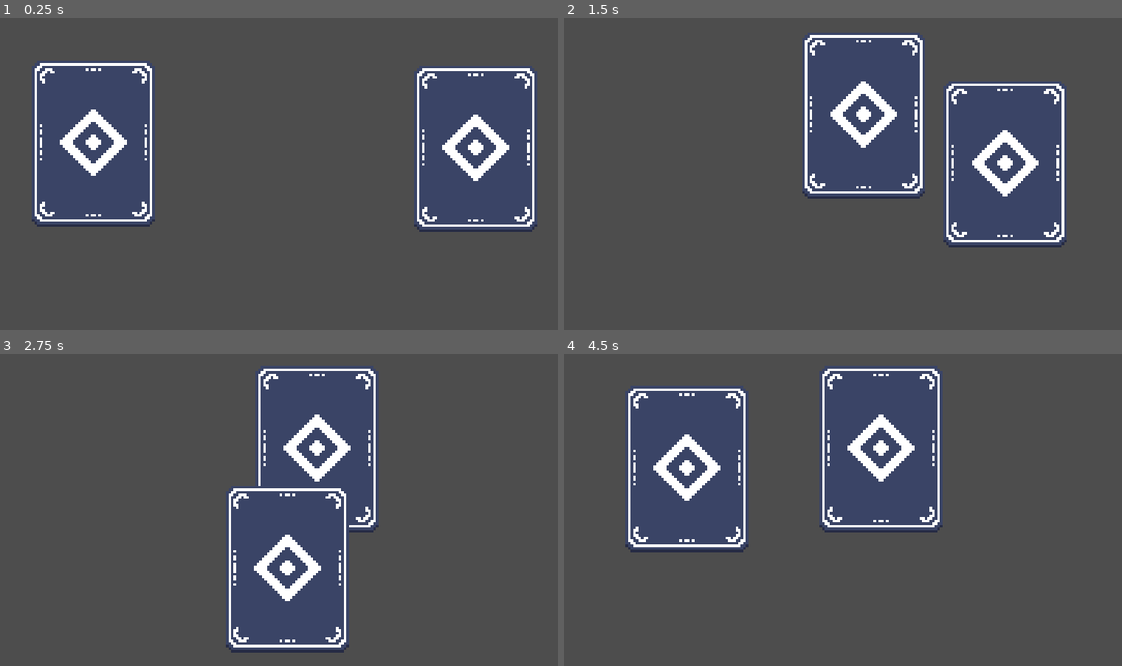
Above: before the commit, frames 1-4 (two rows, left to right).
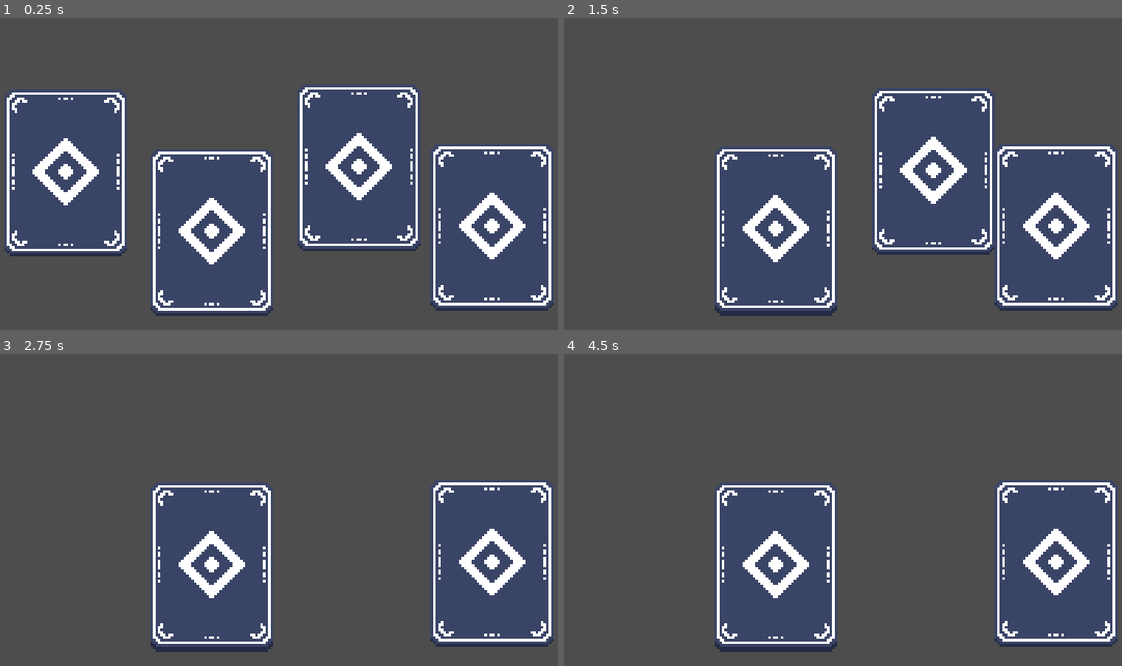
Above: after the commit, the same moments.

Repository: Hex-4/chop-chop-game-thing
Game: Godot game, scene res://dragging.tscn
Two runs of this game, one before a commit and one after it. Both use one fixed random seed, a clock stepped at 60 frames per second and the inputs below. Before the commit the project has no main scene; this scene is started directly in both runs.
Inputs (mouse positions are in pixels of both pictures, inside the frame that each line leads up to):
- Up to frame 1 (0.25 s): no input
- Up to frame 2 (1.5 s): tap Enter at 0.5 s; drag from (658, 142) to (904, 111) at 0.52 s; drag from (1038, 149) to (815, 248) at 1.27 s
- Up to frame 3 (2.75 s): move the mouse to (340, 447) at 2.02 s; click (340, 447) at 2.17 s
- Up to frame 4 (4.5 s): tap Space at 2.75 s; drag from (815, 584) to (670, 469) at 2.77 s; move the mouse to (1021, 569) at 3.52 s; click (1021, 569) at 3.67 s; tap Enter at 4.25 s; drag from (670, 469) to (753, 435) at 4.27 s

The runs differ from the first frame. In frame 1, 47% of the frame differs, in the area x 0-100%, y 13-96%; in frame 2, 36%; in frame 3, 37%; in frame 4, 44%.

Commit message:
CARD DRAGGING DONE 🎉 🎉 🎉

Diff:
--- a/card.gd
+++ b/card.gd
@@ -1,16 +1,26 @@
-extends StaticBody2D
+extends Area2D
 
 
 
 
 # modified code from gemmomoh on godot forums
-var canDrag = false
+var canDrag = false:
+	get:
+		return canDrag
+	set(value):
+		if canDrag == true and value == false:
+			released()
+		canDrag = value
 var cards_that_are_not_being_dragged = []
-
+var overlaps
+var prev_pos
+var prev_can_drag = false
 
 func _process(delta):
-	print(self)
+	#print("canDrag: " + str(canDrag))
+	#print("prev canDrag:" + str(prev_can_drag))
 	if canDrag:
+
 		$".".global_position = lerp($".".global_position, get_global_mouse_position(), 8 * delta)
 
 
@@ -22,13 +32,23 @@
 				if i.canDrag == false or i == self:
 					cards_that_are_not_being_dragged.append(i)
 			if len(cards_that_are_not_being_dragged) == len(get_tree().get_nodes_in_group("card")):
+				if canDrag == false:
+					prev_pos = position
+				print(prev_pos)
 				canDrag = true
-				z_index = 100
-
-
-
-
-
+				z_index = 1000
 		else:
-			z_index = 0
 			canDrag = false
+			#var tween = get_tree().create_tween()
+			#tween.tween_property(self, "position", prev_pos, 0.2).set_trans(Tween.TRANS_CUBIC).set_ease(Tween.EASE_OUT)
+		get_viewport().set_input_as_handled()
+func released():
+	overlaps = get_overlapping_areas()
+	if overlaps:
+		z_index = overlaps[0].z_index + 1
+		var target_pos = Vector2(overlaps[0].position.x,overlaps[0].position.y - 5)
+		var tween = get_tree().create_tween()
+		tween.tween_property(self, "position", target_pos, 0.2).set_trans(Tween.TRANS_CUBIC).set_ease(Tween.EASE_OUT)
+	else:
+		var tween = get_tree().create_tween()
+		tween.tween_property(self, "position", prev_pos, 0.2).set_trans(Tween.TRANS_CUBIC).set_ease(Tween.EASE_OUT)
--- /dev/null
+++ b/cardmanager.gd
@@ -0,0 +1,24 @@
+extends Node2D
+var cards = []
+
+# Called when the node enters the scene tree for the first time.
+func _ready():
+	for card in get_children():
+		if card.is_in_group("card"):
+			cards.append(card)
+
+
+# Called every frame. 'delta' is the elapsed time since the previous frame.
+func _process(delta):
+	#print(len(cards))
+
+	for card in cards:
+		card.prev_can_drag = card.canDrag
+		if card.prev_can_drag == true and card.canDrag == false:
+			released_card(card)
+
+
+func released_card(card):
+	print("RELEASED")
+	var tween = get_tree().create_tween()
+	tween.tween_property(card, "position", card.prev_pos, 0.2).set_trans(Tween.TRANS_CUBIC).set_ease(Tween.EASE_OUT)
--- a/dragging.tscn
+++ b/dragging.tscn
@@ -1,33 +1,55 @@
-[gd_scene load_steps=4 format=3 uid="uid://c70515e17ph6y"]
+[gd_scene load_steps=5 format=3 uid="uid://c70515e17ph6y"]
 
 [ext_resource type="Texture2D" uid="uid://cfmf2h0ga1lcn" path="res://testcard.png" id="1_8i8dk"]
 [ext_resource type="Script" path="res://card.gd" id="1_ai7hy"]
+[ext_resource type="Script" path="res://cardmanager.gd" id="1_loax4"]
 
 [sub_resource type="RectangleShape2D" id="RectangleShape2D_1ulb5"]
-size = Vector2(268, 352)
+size = Vector2(187, 260)
 
 [node name="Node2D" type="Node2D"]
+script = ExtResource("1_loax4")
 
-[node name="StaticBody2D2" type="StaticBody2D" parent="." groups=["card"]]
-position = Vector2(211, 247)
-input_pickable = true
+[node name="Card" type="Area2D" parent="." groups=["card"]]
+position = Vector2(157, 304)
 script = ExtResource("1_ai7hy")
 metadata/_edit_group_ = true
 
-[node name="Testcard" type="Sprite2D" parent="StaticBody2D2"]
+[node name="Testcard" type="Sprite2D" parent="Card"]
 texture = ExtResource("1_8i8dk")
 
-[node name="CollisionShape2D" type="CollisionShape2D" parent="StaticBody2D2"]
+[node name="CollisionShape2D" type="CollisionShape2D" parent="Card"]
 shape = SubResource("RectangleShape2D_1ulb5")
 
-[node name="StaticBody2D3" type="StaticBody2D" parent="." groups=["card"]]
-position = Vector2(957, 257)
-input_pickable = true
+[node name="Card2" type="Area2D" parent="." groups=["card"]]
+position = Vector2(442, 420)
 script = ExtResource("1_ai7hy")
 metadata/_edit_group_ = true
 
-[node name="Testcard" type="Sprite2D" parent="StaticBody2D3"]
+[node name="Testcard" type="Sprite2D" parent="Card2"]
 texture = ExtResource("1_8i8dk")
 
-[node name="CollisionShape2D" type="CollisionShape2D" parent="StaticBody2D3"]
+[node name="CollisionShape2D" type="CollisionShape2D" parent="Card2"]
 shape = SubResource("RectangleShape2D_1ulb5")
+
+[node name="Card3" type="Area2D" parent="." groups=["card"]]
+position = Vector2(729, 294)
+script = ExtResource("1_ai7hy")
+metadata/_edit_group_ = true
+
+[node name="Testcard" type="Sprite2D" parent="Card3"]
+texture = ExtResource("1_8i8dk")
+
+[node name="CollisionShape2D" type="CollisionShape2D" parent="Card3"]
+shape = SubResource("RectangleShape2D_1ulb5")
+
+[node name="Card4" type="Area2D" parent="." groups=["card"]]
+position = Vector2(989, 410)
+script = ExtResource("1_ai7hy")
+metadata/_edit_group_ = true
+
+[node name="Testcard" type="Sprite2D" parent="Card4"]
+texture = ExtResource("1_8i8dk")
+
+[node name="CollisionShape2D" type="CollisionShape2D" parent="Card4"]
+shape = SubResource("RectangleShape2D_1ulb5")
--- a/project.godot
+++ b/project.godot
@@ -11,6 +11,7 @@
 [application]
 
 config/name="chop chop game thing"
+run/main_scene="res://dragging.tscn"
 config/features=PackedStringArray("4.2", "GL Compatibility")
 config/icon="res://icon.svg"
 
Not shown, added: builds/01-basic-dragging/01-basic-dragging.apple-touch-icon.png.import
Not shown, added: builds/01-basic-dragging/01-basic-dragging.icon.png.import
Not shown, added: builds/01-basic-dragging/01-basic-dragging.png.import
Not shown, added: export_presets.cfg
Not shown, added: builds/01-basic-dragging.console.exe
Not shown, added: builds/01-basic-dragging.exe
Not shown, added: builds/01-basic-dragging.pck
Not shown, added: builds/01-basic-dragging.zip
Not shown, added: builds/01-basic-dragging/01-basic-dragging.apple-touch-icon.png
Not shown, added: builds/01-basic-dragging/01-basic-dragging.audio.worklet.js
Not shown, added: builds/01-basic-dragging/01-basic-dragging.html
Not shown, added: builds/01-basic-dragging/01-basic-dragging.icon.png
(and 5 more such lines)
